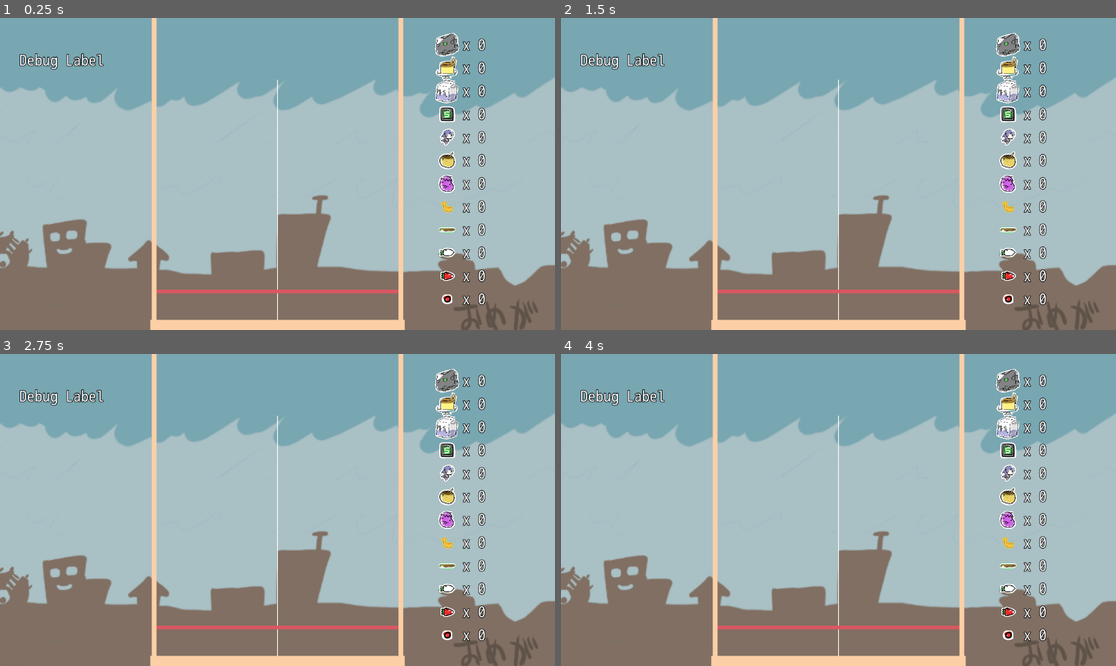
Above: before the commit, frames 1-4 (two rows, left to right).
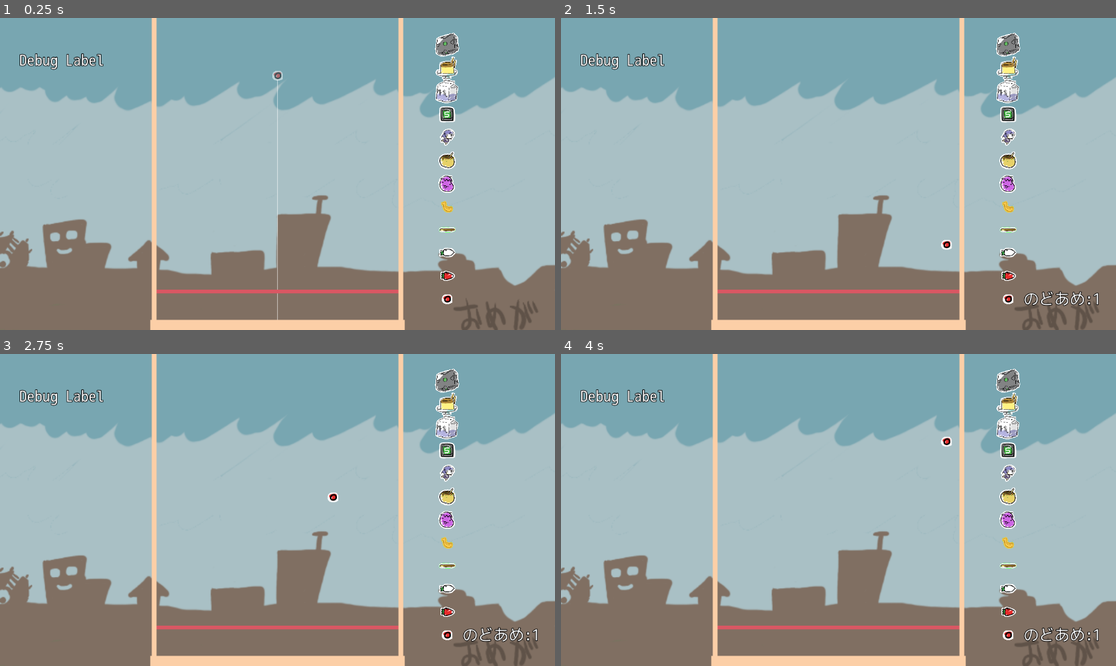
Above: after the commit, the same moments.

Repository: syun77/gd_suikagame
Game: Godot game, scene res://Main.tscn
Same seed, same stepped clock (60 frames per second), same inputs: the game is played once before the commit and once after it.
Inputs (mouse positions are in pixels of both pictures, inside the frame that each line leads up to):
- Up to frame 1 (0.25 s): no input
- Up to frame 2 (1.5 s): tap Enter at 0.5 s; move the mouse to (960, 158) at 0.52 s; click (960, 158) at 0.6 s; move the mouse to (727, 189) at 1.27 s; click (727, 189) at 1.35 s
- Up to frame 3 (2.75 s): tap R (reset) at 2 s; move the mouse to (333, 441) at 2.02 s; click (333, 441) at 2.1 s
- Up to frame 4 (4 s): move the mouse to (810, 572) at 2.77 s; click (810, 572) at 2.85 s; tap R (reset) at 3.5 s; move the mouse to (1005, 556) at 3.52 s; click (1005, 556) at 3.6 s

The runs differ from the first frame. In frame 1, 1.1% of the frame differs, in the area x 49-88%, y 6-97%; in frame 2, 1.3%, in the area x 49-97%, y 6-97%; in frame 3, 1.3%; in frame 4, 1.3%.
Error before the commit: Parse Error: Too many arguments for "check_gameover()" call. Expected at most 1 but received 2. (res://Main.gd:177)

Commit message:
ゲームオーバー判定を実装

Diff:
--- a/gd_suikagame/Main.gd
+++ b/gd_suikagame/Main.gd
@@ -39,6 +39,8 @@
 @onready var _ui_now_fruit = $UILayer/NowFruit
 @onready var _ui_dbg_label = $UILayer/DbgLabel
 @onready var _ui_evolution_label = $UILayer/Evolution/Label
+@onready var _ui_caption = $UILayer/Caption
+@onready var _ui_gauge = $UILayer/ProgressBar
 
 # -----------------------------------------------
 # var.
@@ -89,7 +91,7 @@
 		eState.MAIN:
 			_update_main(delta)
 		eState.DROP_WAIT:
-			_update_drop_wait()
+			_update_drop_wait(delta)
 		eState.GAME_OVER:
 			_update_game_over()
 
@@ -106,6 +108,8 @@
 func _update_main(delta) -> void:
 	# ゲームオーバーチェック.
 	if _is_gameoveer(delta):
+		# ゲームオーバー処理へ.
+		_start_gameover()
 		_state = eState.GAME_OVER
 		return
 
@@ -127,7 +131,14 @@
 		_state = eState.DROP_WAIT
 
 ## 更新 > 落下完了待ち.
-func _update_drop_wait() -> void:
+func _update_drop_wait(delta:float) -> void:
+	# ゲームオーバーチェック.
+	if _is_gameoveer(delta):
+		# ゲームオーバー処理へ.
+		_start_gameover()
+		_state = eState.GAME_OVER
+		return
+
 	if _is_dropped(_fruit) == false:
 		return # 落下完了待ち.
 
@@ -172,11 +183,43 @@
 
 ## ゲームオーバーかどうか.
 func _is_gameoveer(delta:float) -> bool:
+	var max_rate = 0.0
+	var max_obj:Fruit = null
+	_ui_gauge.visible = false
+
 	for obj in _fruit_layer.get_children():
 		var fruit = obj as Fruit
 		if fruit.check_gameover(_deadline.position.y, delta):
 			return true
+		# 少し強引だけれどもゲームオーバータイマーが最大のオブジェクトにゲージをつける.
+		var rate = fruit.get_gameover_timer_rate()
+		if rate > max_rate:
+			# 最大時間の更新.
+			max_rate = rate
+			max_obj = fruit
+
+	if max_obj:
+		# ゲームオーバーゲージの表示.
+		_ui_gauge.visible = true
+		_ui_gauge.value = 100 * max_rate
+		_ui_gauge.position = max_obj.position
+
 	return false
+
+## ゲームオーバー開始処理.
+func _start_gameover() -> void:
+	# 物理挙動を止める.
+	PhysicsServer2D.set_active(false)
+	for obj in _fruit_layer.get_children():
+		# フルーツの更新をすべて止める.
+		obj.set_physics_process(false)
+
+	# キャプション表示.
+	_ui_caption.visible = true
+	# カーソルを非表示.
+	_spr_line.visible = false
+	_ui_now_fruit.visible = false
+
 
 ## 更新 > UI.
 func _update_ui() -> void:
@@ -203,4 +246,6 @@
 func _update_debug() -> void:
 	if Input.is_action_just_pressed("reset"):
 		# リセット.
+		# 物理を有効に戻す.
+		PhysicsServer2D.set_active(true)
 		get_tree().change_scene_to_file("res://Main.tscn")
--- a/gd_suikagame/Main.tscn
+++ b/gd_suikagame/Main.tscn
@@ -1,23 +1,26 @@
-[gd_scene load_steps=19 format=3 uid="uid://ma78kqfw7f7"]
+[gd_scene load_steps=22 format=3 uid="uid://ma78kqfw7f7"]
 
 [ext_resource type="PackedScene" uid="uid://bl0fa1266u1ui" path="res://src/Wall.tscn" id="1_oijm6"]
 [ext_resource type="Script" path="res://Main.gd" id="1_pv48b"]
-[ext_resource type="Texture2D" uid="uid://86dds1ju85p4" path="res://assets/images/bg.png" id="2_k5l3r"]
-[ext_resource type="Texture2D" uid="uid://bbks75eaawfht" path="res://assets/images/line.png" id="3_laf43"]
-[ext_resource type="Texture2D" uid="uid://bfdplg1uei8ql" path="res://assets/images/fruits/nasu.png" id="4_4ngh3"]
-[ext_resource type="Texture2D" uid="uid://cc23xlv0mo0x4" path="res://assets/images/deadline.png" id="4_bkswg"]
+[ext_resource type="Texture2D" uid="uid://dxslapi3n2boa" path="res://assets/images/bg.png" id="2_k5l3r"]
+[ext_resource type="Texture2D" uid="uid://cuecpqwmb8218" path="res://assets/images/line.png" id="3_laf43"]
+[ext_resource type="Texture2D" uid="uid://7glji5pwsndi" path="res://assets/images/fruits/nasu.png" id="4_4ngh3"]
+[ext_resource type="Texture2D" uid="uid://barmfesnbpy6b" path="res://assets/images/deadline.png" id="4_bkswg"]
 [ext_resource type="LabelSettings" uid="uid://b6l1ol3drb1s3" path="res://assets/fonts/font_m.tres" id="6_la6a2"]
-[ext_resource type="Texture2D" uid="uid://chjq868at706u" path="res://assets/images/fruits/xbox.png" id="7_qswyg"]
-[ext_resource type="Texture2D" uid="uid://bq2b3hbbrenat" path="res://assets/images/fruits/pudding.png" id="8_56qcn"]
-[ext_resource type="Texture2D" uid="uid://cc1fupgn2nkqp" path="res://assets/images/fruits/milk.png" id="9_knyi6"]
-[ext_resource type="Texture2D" uid="uid://bx1r7gcf7ti4u" path="res://assets/images/fruits/5box.png" id="10_pgpkf"]
-[ext_resource type="Texture2D" uid="uid://3xyotjnmkxlo" path="res://assets/images/fruits/nya.png" id="11_x0aan"]
-[ext_resource type="Texture2D" uid="uid://bg47kuj4r3tlp" path="res://assets/images/fruits/tako.png" id="12_t62x5"]
-[ext_resource type="Texture2D" uid="uid://bpep1q5ku1bwi" path="res://assets/images/fruits/banana.png" id="13_wo8dq"]
-[ext_resource type="Texture2D" uid="uid://buyynkysxlr6j" path="res://assets/images/fruits/pocky.png" id="14_6i5f7"]
-[ext_resource type="Texture2D" uid="uid://cj31wsul4equs" path="res://assets/images/fruits/radish.png" id="15_31kmj"]
-[ext_resource type="Texture2D" uid="uid://cjcltm7fhf6mu" path="res://assets/images/fruits/carrot.png" id="16_bo7ty"]
-[ext_resource type="Texture2D" uid="uid://b6tj3wl1dsj17" path="res://assets/images/fruits/bullet.png" id="17_q82em"]
+[ext_resource type="Texture2D" uid="uid://c0e855ot4gupe" path="res://assets/images/fruits/xbox.png" id="7_qswyg"]
+[ext_resource type="Texture2D" uid="uid://by202g350fgiw" path="res://assets/images/fruits/pudding.png" id="8_56qcn"]
+[ext_resource type="Texture2D" uid="uid://dai5i4hthmn3l" path="res://assets/images/fruits/milk.png" id="9_knyi6"]
+[ext_resource type="Texture2D" uid="uid://crhjjgy7ldidi" path="res://assets/images/fruits/5box.png" id="10_pgpkf"]
+[ext_resource type="Texture2D" uid="uid://unv1wni44n26" path="res://assets/images/fruits/nya.png" id="11_x0aan"]
+[ext_resource type="Texture2D" uid="uid://cbsc1128fu0iv" path="res://assets/images/fruits/tako.png" id="12_t62x5"]
+[ext_resource type="Texture2D" uid="uid://do6fj5m8j1yfi" path="res://assets/images/fruits/banana.png" id="13_wo8dq"]
+[ext_resource type="Texture2D" uid="uid://coivkyhfv8px4" path="res://assets/images/fruits/pocky.png" id="14_6i5f7"]
+[ext_resource type="Texture2D" uid="uid://bf16ywylbkvxl" path="res://assets/images/fruits/radish.png" id="15_31kmj"]
+[ext_resource type="Texture2D" uid="uid://b6sv52878sptj" path="res://assets/images/fruits/carrot.png" id="16_bo7ty"]
+[ext_resource type="Texture2D" uid="uid://cmxcbwt8hjjjw" path="res://assets/images/fruits/bullet.png" id="17_q82em"]
+[ext_resource type="LabelSettings" uid="uid://ci0gmxa12joer" path="res://assets/fonts/font_l.tres" id="19_jpi46"]
+[ext_resource type="Texture2D" uid="uid://bro55p3g1imuh" path="res://assets/images/gauge_under.png" id="20_topfu"]
+[ext_resource type="Texture2D" uid="uid://dohq48jhepu3o" path="res://assets/images/gauge_progress.png" id="21_cfs7a"]
 
 [node name="Main" type="Node2D"]
 script = ExtResource("1_pv48b")
@@ -153,3 +156,38 @@
 x 0
 x 0"
 label_settings = ExtResource("6_la6a2")
+
+[node name="Caption" type="Node2D" parent="UILayer"]
+visible = false
+
+[node name="Bg" type="ColorRect" parent="UILayer/Caption"]
+offset_top = 248.0
+offset_right = 1152.0
+offset_bottom = 384.0
+color = Color(0, 0, 0, 0.501961)
+
+[node name="Label" type="Label" parent="UILayer/Caption"]
+offset_left = 432.0
+offset_top = 248.0
+offset_right = 720.0
+offset_bottom = 340.0
+text = "GAME OVER"
+label_settings = ExtResource("19_jpi46")
+
+[node name="Label2" type="Label" parent="UILayer/Caption"]
+offset_left = 512.0
+offset_top = 328.0
+offset_right = 640.0
+offset_bottom = 376.0
+text = "R: Retry"
+label_settings = ExtResource("6_la6a2")
+horizontal_alignment = 1
+vertical_alignment = 1
+
+[node name="ProgressBar" type="TextureProgressBar" parent="UILayer"]
+visible = false
+offset_right = 64.0
+offset_bottom = 64.0
+fill_mode = 4
+texture_under = ExtResource("20_topfu")
+texture_progress = ExtResource("21_cfs7a")
--- /dev/null
+++ b/gd_suikagame/assets/fonts/font_l.tres
@@ -0,0 +1,10 @@
+[gd_resource type="LabelSettings" load_steps=2 format=3 uid="uid://ci0gmxa12joer"]
+
+[ext_resource type="FontFile" uid="uid://bnjl8185epvlr" path="res://assets/fonts/mplus-1m-regular.otf" id="1_mwv7f"]
+
+[resource]
+line_spacing = 2.0
+font = ExtResource("1_mwv7f")
+font_size = 64
+outline_size = 12
+outline_color = Color(0, 0, 0, 1)
--- a/gd_suikagame/project.godot
+++ b/gd_suikagame/project.godot
@@ -20,6 +20,10 @@
 Common="*res://src/common/Common.gd"
 Ease="*res://src/common/Ease.gd"
 
+[display]
+
+window/dpi/allow_hidpi=false
+
 [input]
 
 click={
--- a/gd_suikagame/src/fruit/Fruit.gd
+++ b/gd_suikagame/src/fruit/Fruit.gd
@@ -9,6 +9,9 @@
 # -----------------------------------------------
 const TIMER_HIT = 0.5 # ヒット時の点滅時間.
 const TIMER_SCALE = 0.3 # 出現時のスケール.
+# ライン超えのリミット.
+# (_progress()で減算されるので実質1秒)
+const TIMER_GAMEOVER = 1.0 * 2
 
 ## フルーツの種類.
 ## このIDの並び＝進化テーブル
@@ -105,15 +108,24 @@
 	_scale_timer = TIMER_SCALE
 
 ## ゲームオーバーのラインを超えているかどうか.
-func check_gameover(delta:float) -> bool:
-	_gameover_timer += (delta * 2)
-	if _gameover_timer > 2.0:
-		# _progress()で減算されるので実質1秒.
-		# ライン超え.
-		return true
+func check_gameover(y:float, delta:float) -> bool:
+	if is_hit_even_once() == false:
+		return false # ヒットしていなければ対象外.
+
+	if position.y < y:
+		# ライン超えしている
+		# 猶予時間.
+		_gameover_timer += (delta * 2)
+		if _gameover_timer > TIMER_GAMEOVER:
+			# ライン超え.
+			return true
 
 	# セーフ.
 	return false
+
+## ライン超え時間の割合 (0.0〜1.0)
+func get_gameover_timer_rate() -> float:
+	return _gameover_timer / (TIMER_GAMEOVER)
 
 # -----------------------------------------------
 # private functions.
Not shown: 1 places in gd_suikagame/assets/fonts/font_m.tres that only renumber resources
Binary file added: gd_suikagame/assets/images/gauge_progress.png
Binary file added: gd_suikagame/assets/images/gauge_under.png
